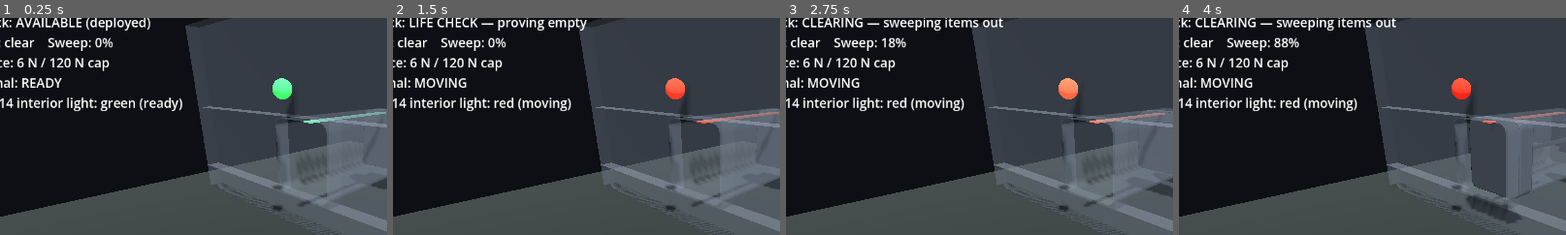
Above: before the commit, frames 1-4 (left to right).
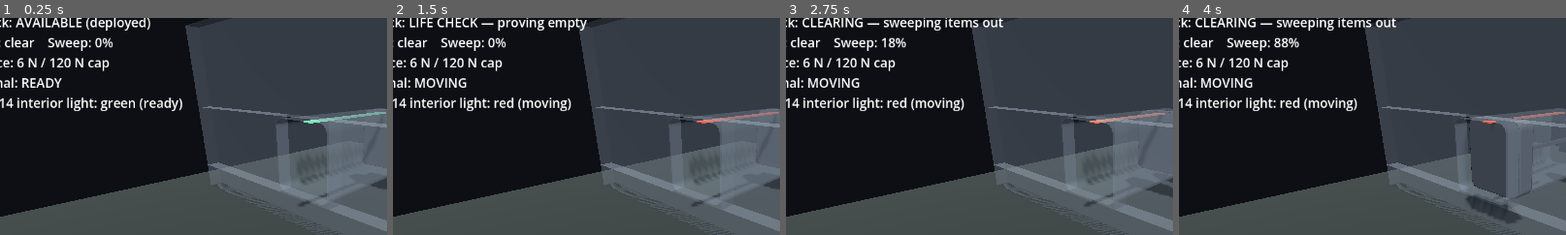
Above: after the commit, the same moments.

Repository: StrayEddy/HiveCell
Game: Godot game, scene res://physics_demo.tscn
The game is run twice, just before and just after one commit, with the same random seed, the same clock (stepped at 60 frames per second) and the same inputs.
Inputs:
- Up to frame 1 (0.25 s): no input
- Up to frame 2 (1.5 s): tap Enter at 0.5 s; tap Space at 1.25 s
- Up to frame 3 (2.75 s): tap Enter at 2 s
- Up to frame 4 (4 s): no input
The pictures show only the part of the screen within x 8-57%, y 9-59%; the shares and areas given below are measured in that part.

The runs differ from the first frame. In frame 1, 0.5% of the frame differs, in the area x 70-76%, y 27-89%; in frame 2, 0.5%; in frame 3, 0.5%; in frame 4, 0.5%.

Commit message:
twin: remove the SF5 beacon above the mouth (interior luminaire carries status now)
The emissive signalling sphere above the entrance is redundant in the twin now that
the ADR-0014 interior luminaire shows state (green ready / amber occupied / red moving).
Drops the beacon mesh/material, its build block, and _update_beacon(); the interlock's
signal_level() + the HUD SF5 readout stay (SF5 is still a safety function).

Co-Authored-By: Claude Opus 4.8 <noreply@anthropic.com>

Diff:
--- a/godot/physics_demo.gd
+++ b/godot/physics_demo.gd
@@ -55,8 +55,6 @@
 var person: Node3D = null
 var title_label: Label
 var status_label: Label
-var beacon: MeshInstance3D            ## SF5 signalling light
-var beacon_mat: StandardMaterial3D
 var luminaire: MeshInstance3D         ## ADR-0014 interior light + status strip (crown)
 var luminaire_mat: StandardMaterial3D
 
@@ -204,18 +202,6 @@
 	# The cell is set INTO a wall at the mouth plane, mouth sill ~500 mm up.
 	_build_wall(aabb)
 
-	# SF5 signalling beacon above the mouth: warns before + during motion.
-	var bm := SphereMesh.new()
-	bm.radius = 0.12
-	bm.height = 0.24
-	beacon = MeshInstance3D.new()
-	beacon.mesh = bm
-	beacon_mat = StandardMaterial3D.new()
-	beacon_mat.emission_enabled = true
-	beacon.material_override = beacon_mat
-	beacon.position = Vector3(mouth_x - 0.25, 0.95, 0.0)
-	add_child(beacon)
-
 	# ADR-0014 interior luminaire: a flush crown strip (top of the bore, running along X)
 	# carrying the warm night-glow + the state colour; visible to an occupant and through
 	# the mouth. Emissive so it reads as a light, not a lit surface. Fixed (not on the piston).
@@ -448,42 +434,11 @@
 		saw_motion = true
 	_place_piston()
 	_update_chain()
-	_update_beacon()
 	_update_luminaire()
 	_update_hud()
 
 	if _scenario_done() and scn_time > 2.0:
 		_start_scenario((scn + 1) % scenarios.size())
-
-
-func _update_beacon() -> void:
-	# SF5: green = ready to occupy, red = about to move / moving, orange = closed.
-	var lvl := il.signal_level()
-	var col := Color(0.15, 0.75, 0.25)          # READY: green
-	var rate := 0.0
-	var strobe := false
-	if lvl == SafetyInterlock.SignalLevel.MOVING:
-		col = Color(0.95, 0.15, 0.1)            # red
-		# blink fast while actually moving, slow while about to move
-		var moving := il.state == SafetyInterlock.State.CLEARING \
-			or il.state == SafetyInterlock.State.REDEPLOY
-		rate = 7.0 if moving else 2.0
-	elif lvl == SafetyInterlock.SignalLevel.ALARM:
-		col = Color(1.0, 0.05, 0.05)            # urgent red, hard strobe
-		rate = 6.0
-		strobe = true
-	elif lvl == SafetyInterlock.SignalLevel.CLOSED:
-		col = Color(1.0, 0.55, 0.05)            # orange
-	var energy := 1.6
-	if rate > 0.0:
-		var t := Time.get_ticks_msec() / 1000.0
-		if strobe:
-			energy = 4.5 if sin(t * rate * TAU) > 0.0 else 0.05   # hard on/off alarm
-		else:
-			energy = 0.6 + 2.4 * (0.5 + 0.5 * sin(t * rate * TAU))  # smooth blink
-	beacon_mat.albedo_color = col
-	beacon_mat.emission = col
-	beacon_mat.emission_energy_multiplier = energy
 
 
 func _update_luminaire() -> void:
